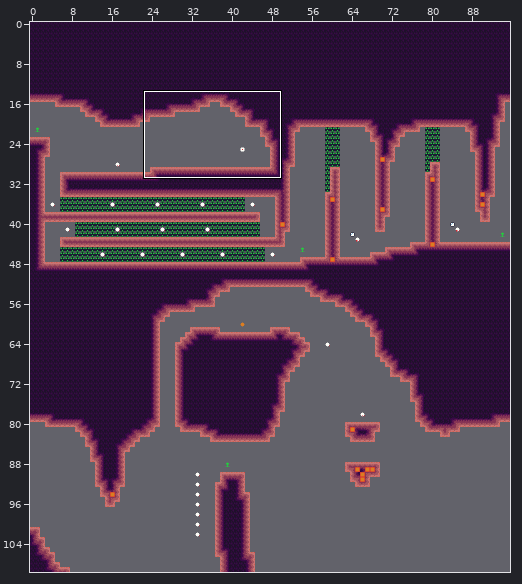
Tiled map: mapping_tools/tilemaps/dirt2.tmx. The first picture is a wide view before the edit; the outline marks the close-up.
Close-up. The starting point:
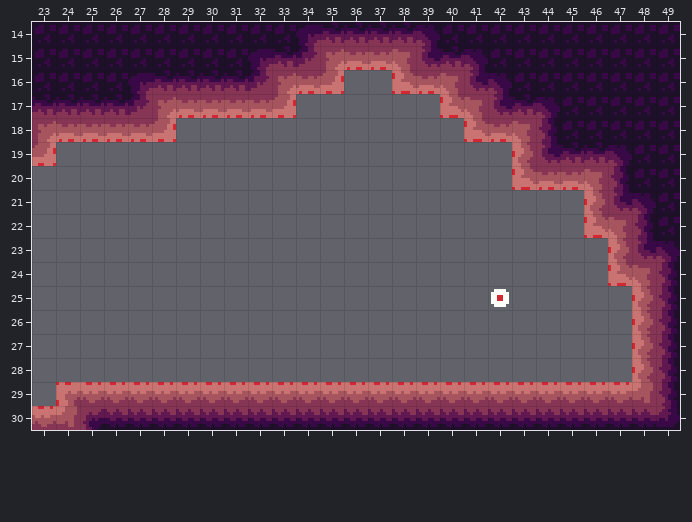
Cells are 8x8 px. Shown: x 23..49, y 14..30. The commit also changed other parts of the map, which this record leaves out.
Once edited:
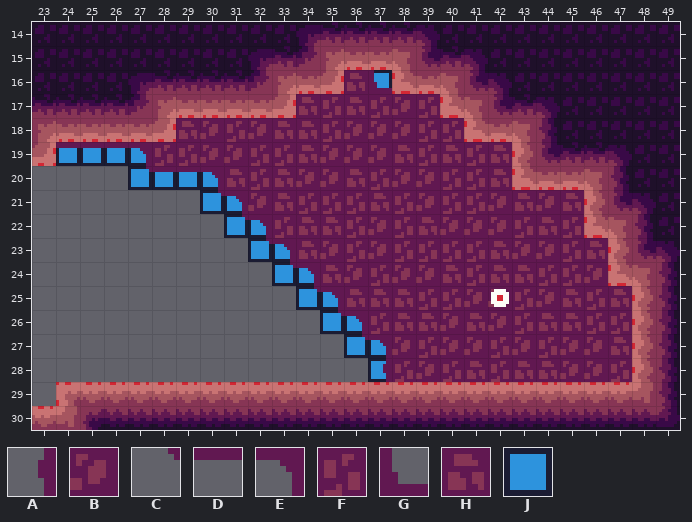
Key: from "dirt_bg_decal": A 13, B 14, C 26, D 27, E 40, F 41, G 52, H 54; from "tools": J 20.
_ is an empty cell.
The edit:
Changed rows in their new state; . is an unchanged cell.
Layer "bg_draft":
first column x 24:
16 .............J
19 JJJJ..........
20 ...JJJJ.......
21 ......JJ......
22 .......JJ.....
23 ........JJ....
24 .........JJ...
25 ..........JJ..
26 ...........JJ.
27 ............JJ
28 .............J
Layer "bg":
first column x 24:
16 ............HG..........
17 ..........HFHFBF........
18 .....HBFBHHFBBBFF.......
19 DDDEFFBBFFHBBBHFHFH.....
20 ...CDDEHFHBBHFBBFFH.....
21 ......CEBHFFFHFBFFBHBH..
22 .......CEFHHFBFHBBBFHF..
23 ........CEHBFBFFFFHBBFH.
24 .........CEHBFBBHFHHFFB.
25 ..........CEHHHFFBBFBHFH
26 ...........CEFHHBHBFHHFF
27 ............CEBFBBFBFBBH
28 .............AFBFHFHHBBF
Pixel boxes of the changes (left, top, right, bottom) in both close-ups:
added: (56, 70, 632, 382)
